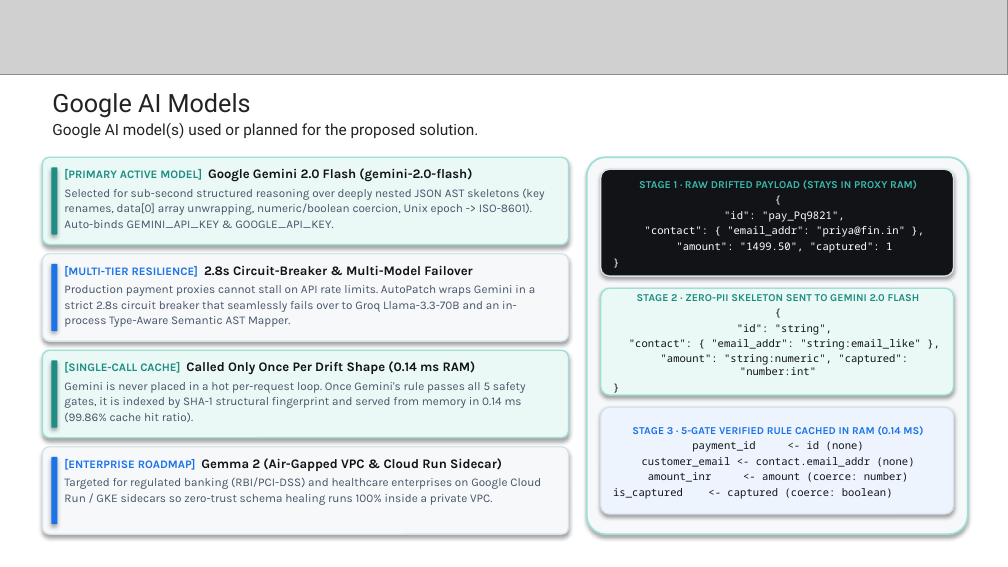
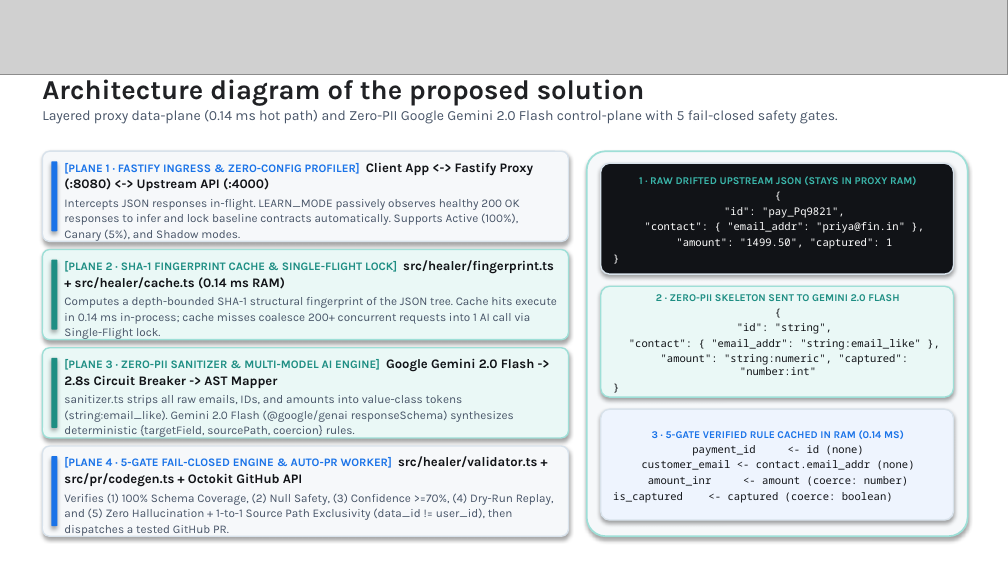
Before and after one commit to Asqi06/Buildathon, a slide deck: slide 8 of Startup_Buildathon_Coders_of_Bharat_AutoPatch.pptx (slide 7 before the commit). Drawn at 1008x567 pixels with LibreOffice and Linux fonts; fonts in the diff are those of the drawing; grey boxes stand for pictures. Boxes give left, top, right and bottom in pixels: in the first picture for what was removed or moved away, otherwise in the second. Text is boxed around its words. In the diff, an @@ line names an element or a change of style, - is before the commit and + after.

Commit message:
fix(vercel): fix FastifyRequest rawBody TS2339 error, restore rewrite paths, and complete 16-slide Final Prototype Submission Deck

```diff
--- a/Startup_Buildathon_Coders_of_Bharat_AutoPatch.pptx
+++ b/Startup_Buildathon_Coders_of_Bharat_AutoPatch.pptx
@@ text added at bbox=[42, 79, 838, 124], 10 pt, text #475467 @@
+Architecture diagram of the proposed solution
+Layered proxy data-plane (0.14 ms hot path) and Zero-PII Google Gemini 2.0 Flash control-plane with 5 fail-closed safety gates.
@@ text removed at bbox=[52, 93, 478, 139] @@
-Google AI Models
-Google AI model(s) used or planned for the proposed solution.
@@ rounded rectangle at bbox=[42, 151, 569, 242]: fill #EAF8F6 to #F6F8FA; outline #9EDFD7 1 pt to #D8E2EB 1 pt @@
@@ 4 rounded rectangles: place and size @@
-4 rounded rectangles at bbox=[42, 157, 569, 342]
+4 rounded rectangles at bbox=[42, 151, 569, 341]
@@ rounded rectangle at bbox=[51, 161, 57, 231]: fill #1E8E83 to #1A73E8 @@
@@ text removed at bbox=[64, 168, 544, 228] @@
-[PRIMARY ACTIVE MODEL] Google Gemini 2.0 Flash (gemini-2.0-flash)
-Selected for sub-second structured reasoning over deeply nested JSON AST skeletons (key renames, data[0] array unwrapping, numeric/boolean coercion, Unix epoch -> ISO-8601). Auto-binds GEMINI_API_KEY & GOOGLE_API_KEY.
@@ text added at bbox=[64, 163, 534, 241], 8.4 pt, text #475467 @@
+[PLANE 1 · FASTIFY INGRESS & ZERO-CONFIG PROFILER] Client App <-> Fastify Proxy (:8080) <-> Upstream API (:4000)
+Intercepts JSON responses in-flight. LEARN_MODE passively observes healthy 200 OK responses to infer and lock baseline contracts automatically. Supports Active (100%), Canary (5%), and Shadow modes.
@@ rounded rectangle: place and size @@
-rounded rectangle at bbox=[587, 157, 968, 534]
+rounded rectangle at bbox=[587, 151, 968, 536]
@@ rounded rectangle "1 · RAW DRIFTED UPSTREAM ...": place and size @@
-rounded rectangle "1 · RAW DRIFTED UPSTREAM ..." at bbox=[601, 169, 954, 276]
+rounded rectangle "1 · RAW DRIFTED UPSTREAM ..." at bbox=[601, 163, 954, 274]
@@ text in rounded rectangle at bbox=[639, 176, 916, 185]: text changed; size 7.5 to 7.4 pt @@
-STAGE 1 · RAW DRIFTED PAYLOAD (STAYS IN PROXY RAM)
+1 · RAW DRIFTED UPSTREAM JSON (STAYS IN PROXY RAM)
@@ rounded rectangle at bbox=[42, 250, 569, 341]: fill #F6F8FA to #EAF8F6; outline #D8E2EB 1 pt to #9EDFD7 1 pt @@
@@ rounded rectangle at bbox=[51, 260, 57, 330]: fill #1A73E8 to #1E8E83 @@
@@ text at bbox=[64, 260, 557, 339]: text changed @@
-[MULTI-TIER RESILIENCE] 2.8s Circuit-Breaker & Multi-Model Failover
-Production payment proxies cannot stall on API rate limits. AutoPatch wraps Gemini in a strict 2.8s circuit breaker that seamlessly fails over to Groq Llama-3.3-70B and an in-process Type-Aware Semantic AST Mapper.
+[PLANE 2 · SHA-1 FINGERPRINT CACHE & SINGLE-FLIGHT LOCK] src/healer/fingerprint.ts + src/healer/cache.ts (0.14 ms RAM)
+Computes a depth-bounded SHA-1 structural fingerprint of the JSON tree. Cache hits execute in 0.14 ms in-process; cache misses coalesce 200+ concurrent requests into 1 AI call via Single-Flight lock.
@@ text in rounded rectangle at bbox=[656, 294, 899, 301]: text changed; size 7.5 to 7.4 pt @@
-STAGE 2 · ZERO-PII SKELETON SENT TO GEMINI 2.0 FLASH
+2 · ZERO-PII SKELETON SENT TO GEMINI 2.0 FLASH
@@ text at bbox=[64, 359, 535, 438]: text changed @@
-[SINGLE-CALL CACHE] Called Only Once Per Drift Shape (0.14 ms RAM)
-Gemini is never placed in a hot per-request loop. Once Gemini's rule passes all 5 safety gates, it is indexed by SHA-1 structural fingerprint and served from memory in 0.14 ms (99.86% cache hit ratio).
+[PLANE 3 · ZERO-PII SANITIZER & MULTI-MODEL AI ENGINE] Google Gemini 2.0 Flash -> 2.8s Circuit Breaker -> AST Mapper
+sanitizer.ts strips all raw emails, IDs, and amounts into value-class tokens (string:email_like). Gemini 2.0 Flash (@google/genai responseSchema) synthesizes deterministic {targetField, sourcePath, coercion} rules.
@@ rounded rectangle "3 · 5-GATE VERIFIED RULE ...": place and size @@
-rounded rectangle "3 · 5-GATE VERIFIED RULE ..." at bbox=[601, 407, 954, 514]
+rounded rectangle "3 · 5-GATE VERIFIED RULE ..." at bbox=[601, 409, 954, 520]
@@ text in rounded rectangle at bbox=[652, 430, 904, 439]: text changed; size 7.5 to 7.4 pt @@
-STAGE 3 · 5-GATE VERIFIED RULE CACHED IN RAM (0.14 MS)
+3 · 5-GATE VERIFIED RULE CACHED IN RAM (0.14 MS)
@@ text at bbox=[64, 456, 554, 536]: text changed @@
-[ENTERPRISE ROADMAP] Gemma 2 (Air-Gapped VPC & Cloud Run Sidecar)
-Targeted for regulated banking (RBI/PCI-DSS) and healthcare enterprises on Google Cloud Run / GKE sidecars so zero-trust schema healing runs 100% inside a private VPC.
+[PLANE 4 · 5-GATE FAIL-CLOSED ENGINE & AUTO-PR WORKER] src/healer/validator.ts + src/pr/codegen.ts + Octokit GitHub API
+Verifies (1) 100% Schema Coverage, (2) Null Safety, (3) Confidence >=70%, (4) Dry-Run Replay, and (5) Zero Hallucination + 1-to-1 Source Path Exclusivity (data_id != user_id), then dispatches a tested GitHub PR.
```
Also in this commit, not shown: 2 other slides changed, 12 slides added, 5 slides removed, 10 other files.
